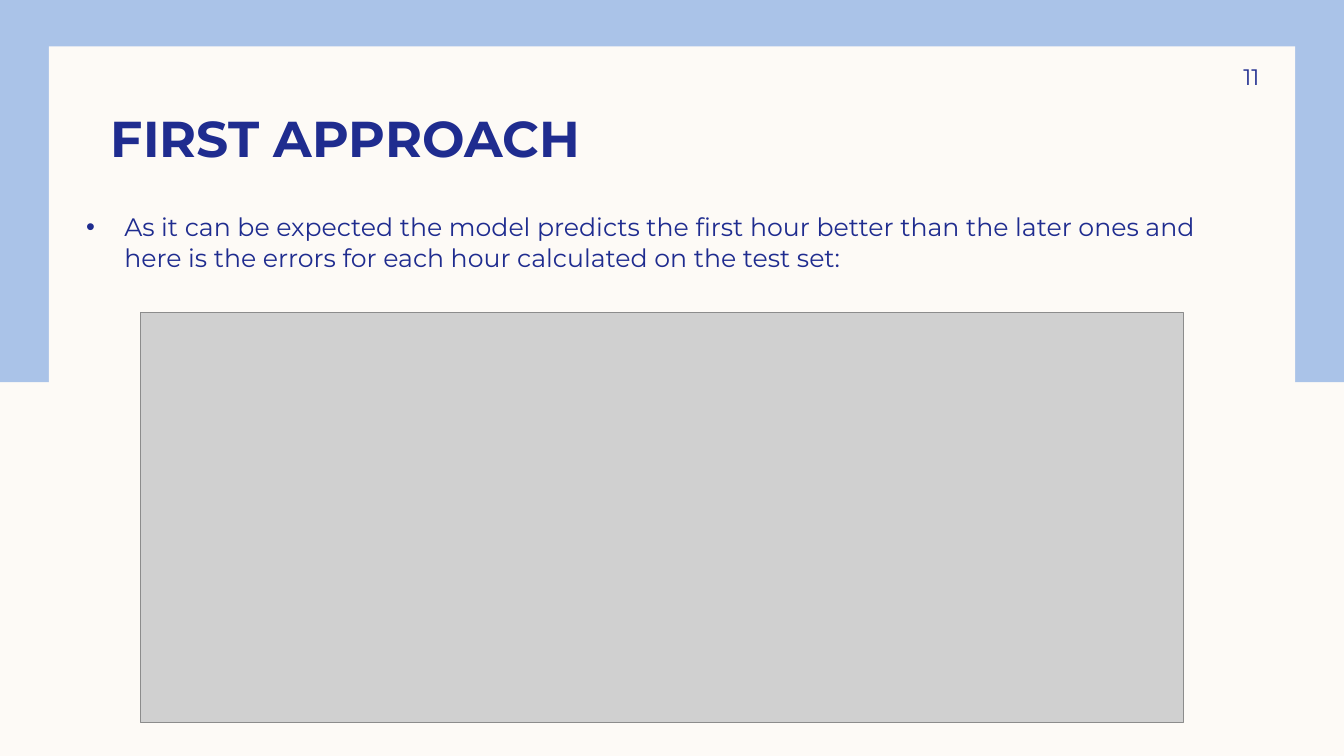
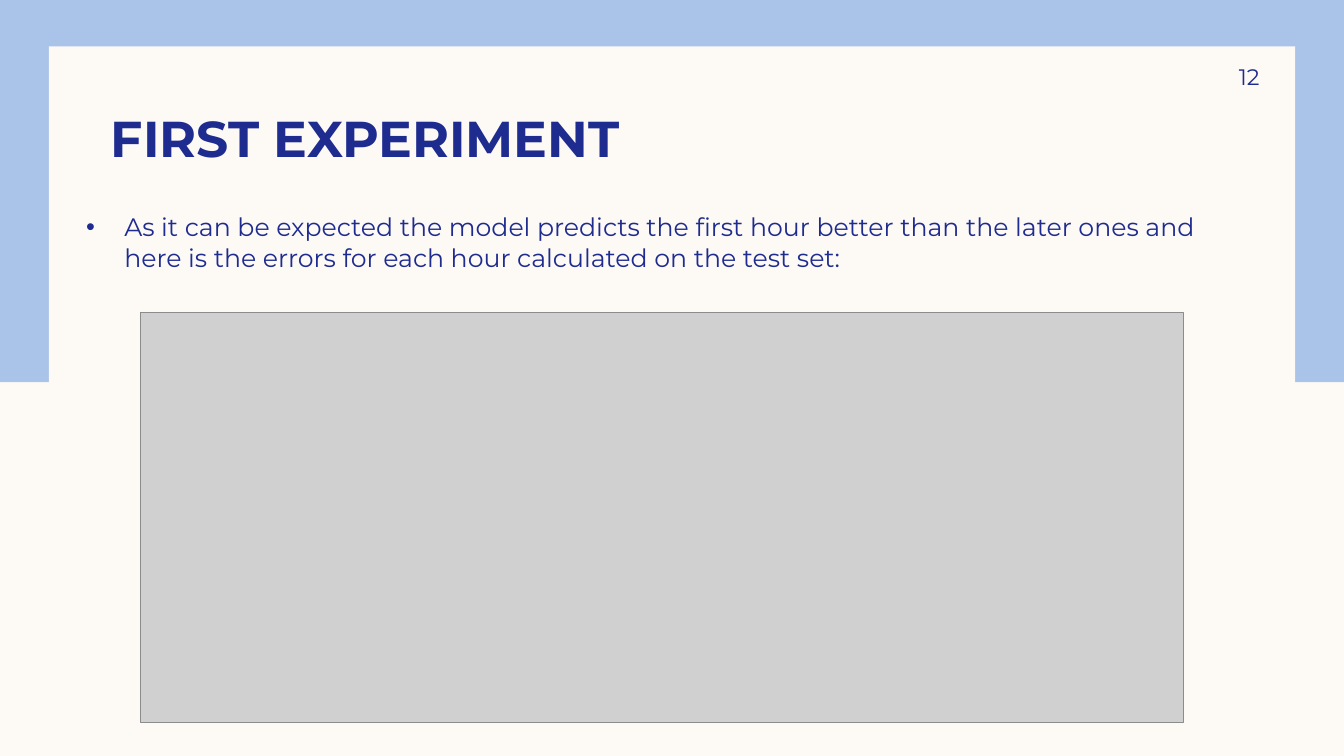
Before and after one commit to Fatemehbozorgi97/Carbon-emission-prediction-, a slide deck: slide 12 of Carbon emission prediction.pptx (slide 11 before the commit). Drawn at 1344x756 pixels with LibreOffice and Linux fonts; fonts in the diff are those of the drawing; grey boxes stand for pictures. Boxes give left, top, right and bottom in pixels: in the first picture for what was removed or moved away, otherwise in the second. Text is boxed around its words. In the diff, an @@ line names an element or a change of style, - is before the commit and + after.

```diff
--- a/Carbon emission prediction.pptx
+++ b/Carbon emission prediction.pptx
@@ page number at box(1239, 69, 1260, 85): text changed @@
-11
+12
@@ title at box(111, 121, 620, 158): text changed @@
-FIRST APPROACH
+FIRST EXPERIMENT
```
Also in this commit, not shown: 9 other slides changed, 3 slides added, 1 slide removed, 2 other files.
